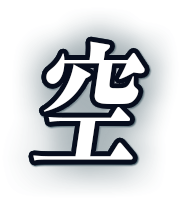
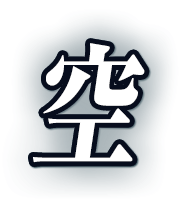
Two versions of the same layered image (184×205). Layer-by-layer changes:
painted on "空" over [33, 41, 145, 163]
renamed "空 拷貝 2" to "空 拷貝", painted on it over [23, 14, 161, 198]
